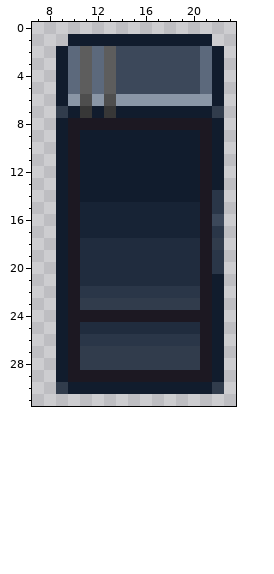
One commit to this pixel-art sprite: Resources/Textures/Structures/Storage/closet.rsi/Blueshield.png. Above, as it was before the edit.
The file is 32x32 pixels. Colours within 5 levels of each other are drawn and written as one. Shown: x 7..23, y 0..31.
After the commit:
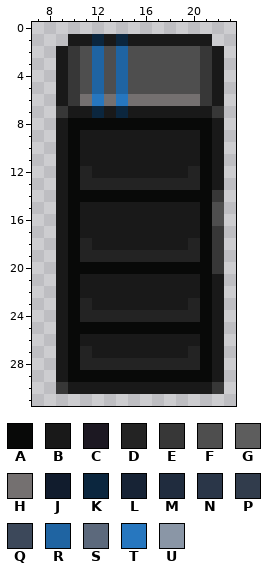
Palette (. is transparent): A #080908  B #191919  C #1c1822  D #232323  E #373737  F #4e4e4e  G #5d5d5d  H #747070  J #111c2d  K #0b263e  L #172335  M #202c3e  N #2a3648  P #313c4c  Q #3c485a  R #1f64a2  S #5c697c  T #2777bf  U #8a96a6
The commit says: Blueshield locker resprite
Edits made:
Changed rows in their new state; - is an unchanged pixel.
first column x 9:
 1 -BBKBKBBBBBBB-
 2 BEFRFRFFFFFFEB
 3 BEFRFRFFFFFFEB
 4 BEFRFRFFFFFFEB
 5 BEFRFRFFFFFFEB
 6 BEHTHTHHHHHHEB
 7 EBBKBKBBBBBBBE
 8 BAAAAAAAAAAAAB
 9 BABBBBBBBBBBAB
10 BABBBBBBBBBBAB
11 BABBBBBBBBBBAB
12 BADBBBBBBBBDAB
13 BADDDDDDDDDDAB
14 BAAAAAAAAAAAAE
15 BABBBBBBBBBBAF
16 BABBBBBBBBBBAF
17 BABBBBBBBBBBAE
18 BADBBBBBBBBDAE
19 BADDDDDDDDDDAE
20 BAAAAAAAAAAAAE
21 BABBBBBBBBBBAB
22 BABBBBBBBBBBAB
23 BADBBBBBBBBDAB
24 BADDDDDDDDDDAB
25 BAAAAAAAAAAAAB
26 BABBBBBBBBBBAB
27 BADBBBBBBBBDAB
28 BADDDDDDDDDDAB
29 BAAAAAAAAAAAAB
30 EBBBBBBBBBBBBE
Boxes around the changes in both pictures, in picture pixels (x1, y1, x2, y2):
changed: (56, 34, 224, 394)
